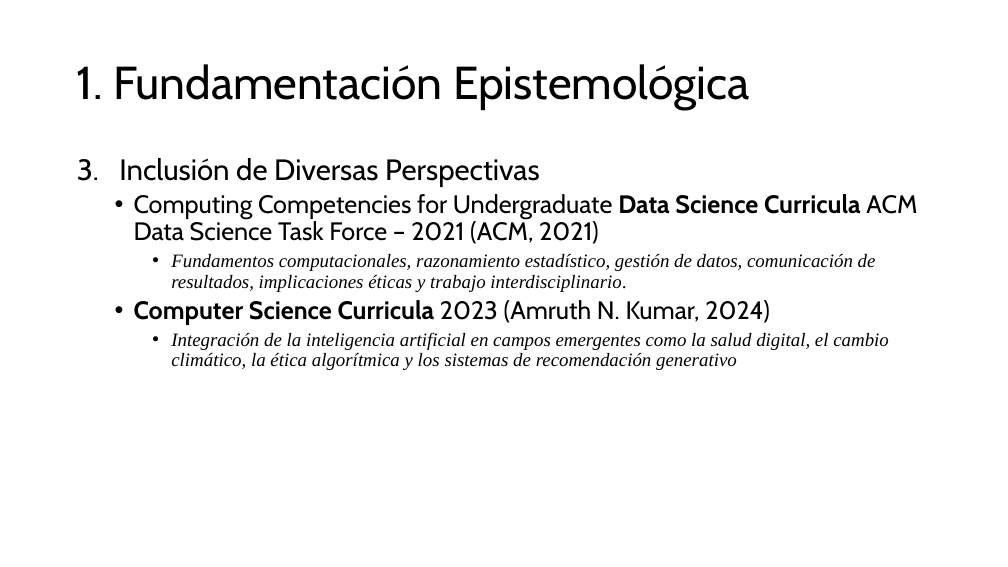
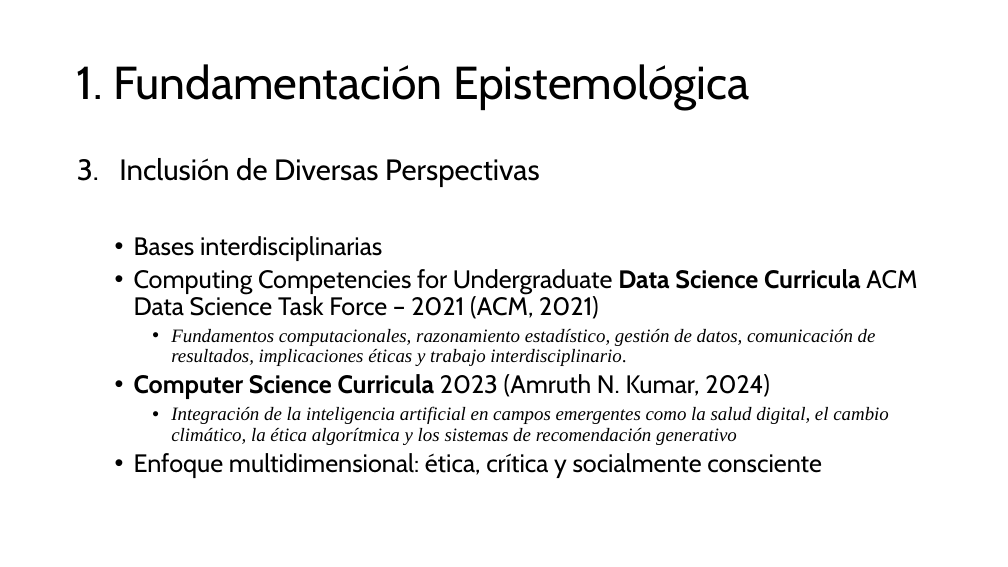
Before and after one commit to aavendan/cdia, a slide deck: slide 3 of 03 Presentación - CDIA.pptx. Drawn at 1008x567 pixels with LibreOffice and Linux fonts; fonts in the diff are those of the drawing. Boxes give left, top, right and bottom in pixels: in the first picture for what was removed or moved away, otherwise in the second. Text is boxed around its words. In the diff, an @@ line names an element or a change of style, - is before the commit and + after.

```diff
--- a/03 Presentación - CDIA.pptx
+++ b/03 Presentación - CDIA.pptx
@@ text at box(134, 236, 382, 261): paragraph added @@
+  • Bases interdisciplinarias
@@ text at box(134, 453, 822, 478): paragraph added @@
+  • Enfoque multidimensional: ética, crítica y socialmente consciente
```
Also in this commit, not shown: 6 other slides changed.
